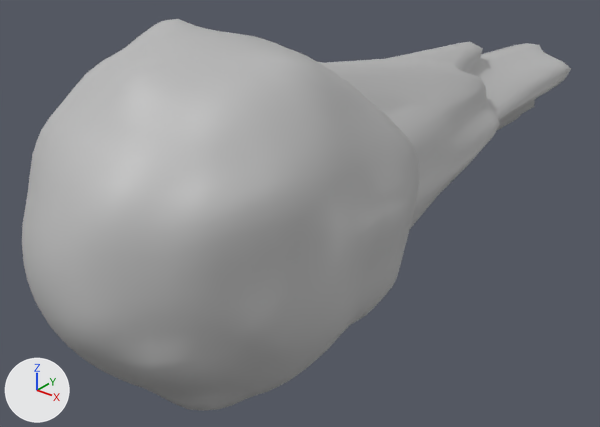
An edit to the FBX model Assets/Meshes/fireball_stretched.fbx, drawn before and after from the same camera.
The view is the same before and after, from a camera (50 mm lens) standing at (0.0246, -0.0153, 0.0169) and looking at (-0.0025, 0.0185, -0.0041). The lights are fixed; the arrows at lower left show +X, +Y and +Z. Where no turn or scale is listed for an object, it has been applied to the vertices.

Names of what the first picture shows: 'fireball_stretched_head', 'fireball_stretched_tail'.
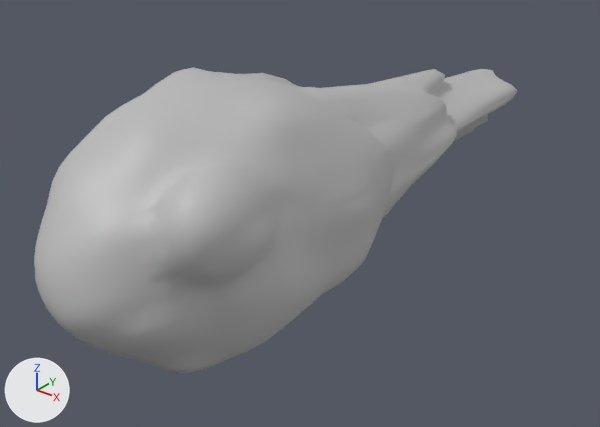
Commit message: Fireball improved.

Changed parts and their boxes (x1, y1, x2, y2) in the pictures (600 x 427 px):
'fireball_stretched_head', reshaped (10% narrower, 22% shorter): before (22, 19, 420, 411); after (34, 67, 394, 373)
'fireball_stretched_tail', mesh rescaled, moved: before (318, 41, 571, 229); after (300, 69, 517, 219)

What the commit changed:
me_mesh is used by ob_fireball_stretched_head; location (0.0, 0.0, 0.0).
me_mesh had 1033 vertices, 992 faces and spanned x -0.008..0.0077, y 0.0001..0.0189, z -0.0083..0.0085.
me_mesh now has 1033 vertices, 992 faces and spans x -0.006..0.0058, y 0.0001..0.0189, z -0.0062..0.0064.
me_mesh part 2: 1032 of 1033 vertices moved; they spanned x -0.008..0.0077, y 0.0001..0.0189, z -0.0083..0.0085 and now span x -0.006..0.0058, y 0.0001..0.0189, z -0.0062..0.0064; mean shift (0.0, -0.0001, 0.0); largest move (0.0047, 0.0077, 0.0071) -> (0.0036, 0.007, 0.0044).
me_mesh_001 has 585 vertices, 544 faces and spans x -0.0063..0.006, y 0.0101..0.046, z -0.0068..0.0068.
me_mesh_001 is used by ob_fireball_stretched_tail; location (0.0, 0.0, 0.0).
me_mesh_001 part 1: the whole mesh is scaled about the mesh origin by (0.75, 0.712, 0.75).
Object 'fireball_stretched_tail' (ob_fireball_stretched_tail) moves from (0.0, 0.0, 0.0) to (0.0, 0.00516, 0.0).
